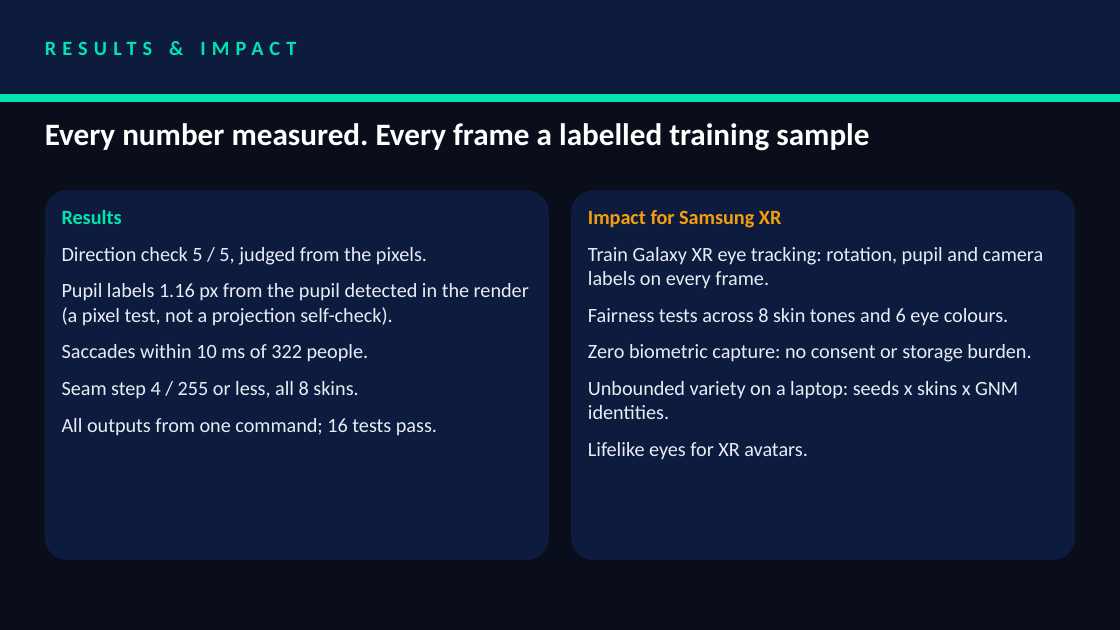
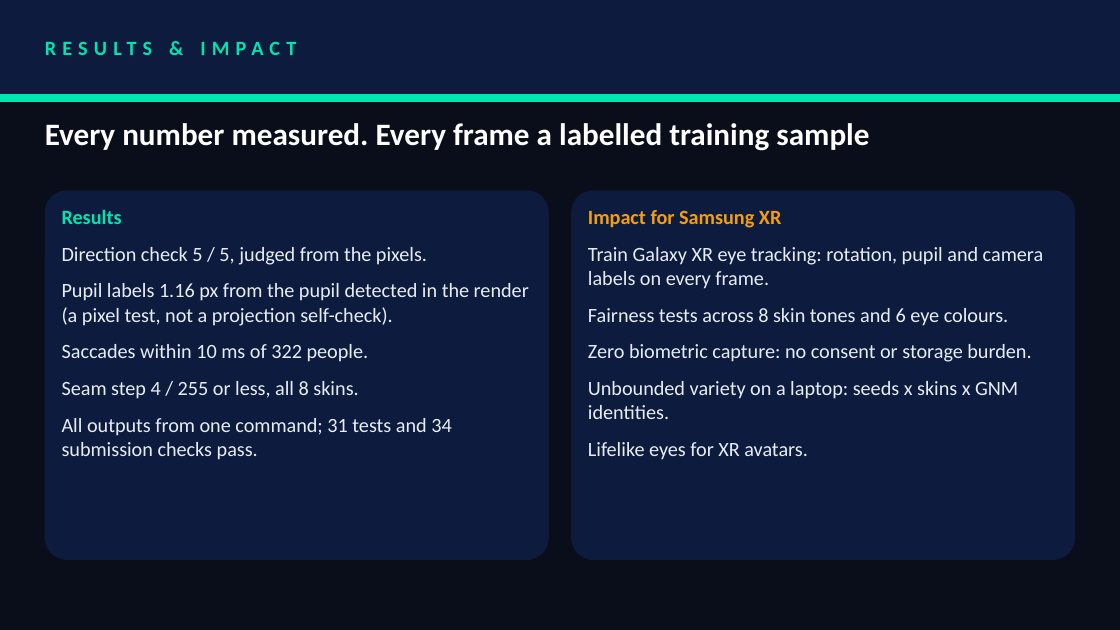
Before and after one commit to akshat333-debug/TrueGaze, a slide deck: slide 13 of VITVellore_ZeroDrift.pptx. Drawn at 1120x630 pixels with LibreOffice and Linux fonts; fonts in the diff are those of the drawing. Boxes give left, top, right and bottom in pixels: in the first picture for what was removed or moved away, otherwise in the second. Text is boxed around its words. In the diff, an @@ line names an element or a change of style, - is before the commit and + after.

Commit message:
tools: submission validator, 15 tests, opt-in natural motion, refraction panel; docs and deck updated (D-028)

```diff
--- a/VITVellore_ZeroDrift.pptx
+++ b/VITVellore_ZeroDrift.pptx
@@ text at (x1=62, y1=418, x2=451, y2=460): text changed @@
-All outputs from one command; 16 tests pass.
+All outputs from one command; 31 tests and 34 submission checks pass.
```
Also in this commit, not shown: 2 other slides changed, 18 other files.
